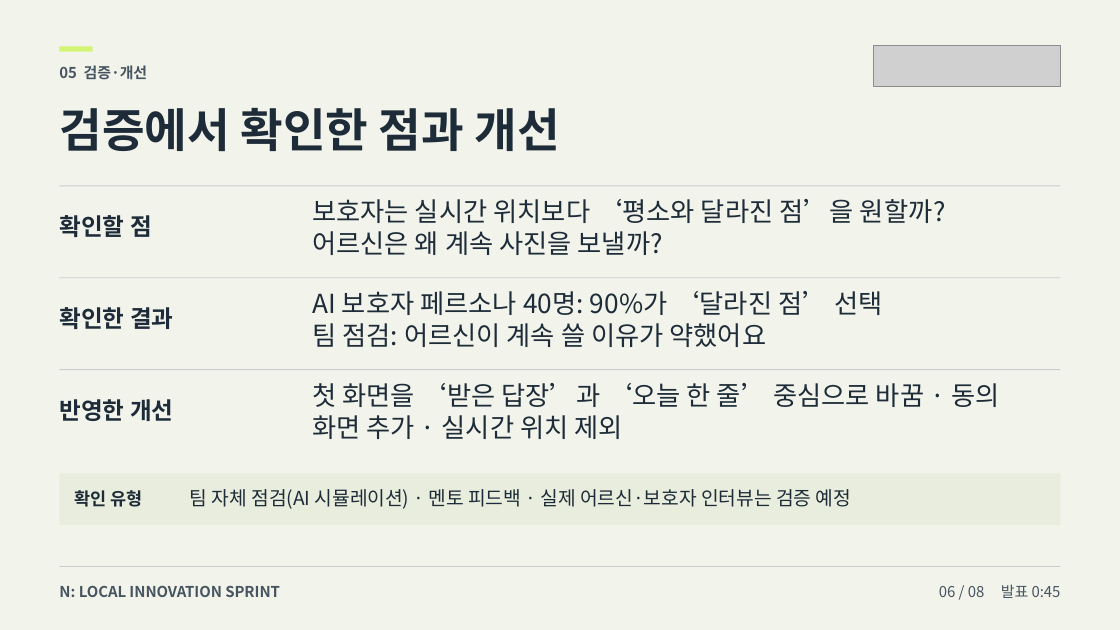
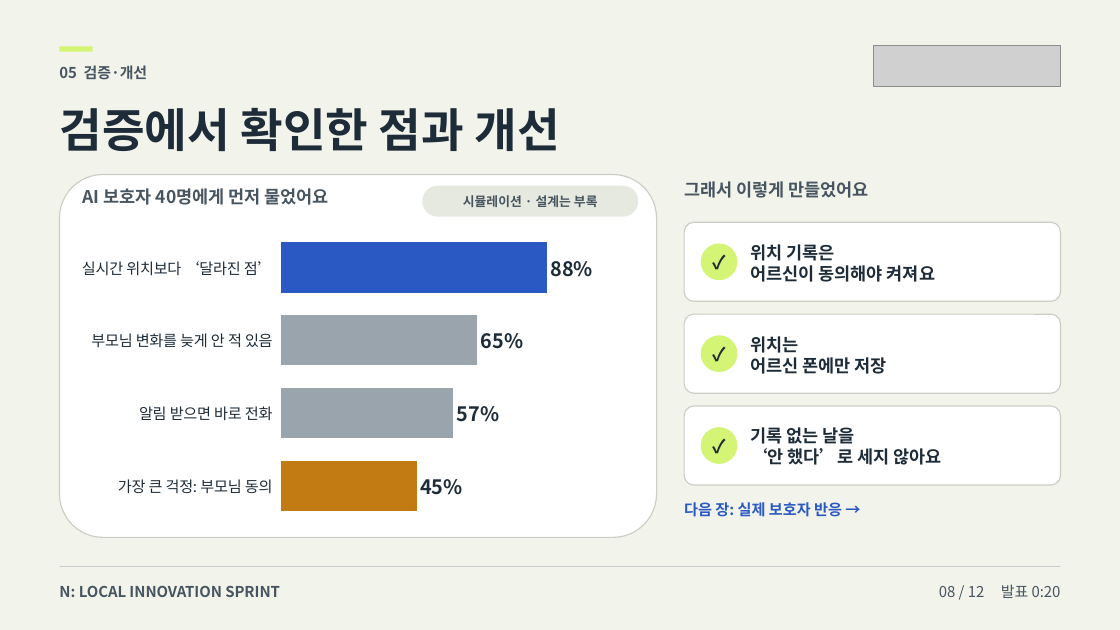
Before and after one commit to howoo101/masil, a slide deck: slide 8 of files/pitch-deck.pptx (slide 6 before the commit). Drawn at 1120x630 pixels with LibreOffice and Linux fonts; fonts in the diff are those of the drawing; grey boxes stand for pictures. Boxes give left, top, right and bottom in pixels: in the first picture for what was removed or moved away, otherwise in the second. Text is boxed around its words. In the diff, an @@ line names an element or a change of style, - is before the commit and + after.

```diff
--- a/files/pitch-deck.pptx
+++ b/files/pitch-deck.pptx
@@ rounded rectangle added at (60,175,657,538), fill #FFFFFF, outline #C9CFC4 1 pt @@
@@ rectangle removed at (60,186,1061,187) @@
@@ text added at (82,188,329,205), 15 pt, text #475560, bold @@
+AI 보호자 40명에게 먼저 물었어요
@@ text removed at (312,199,946,255) @@
-보호자는 실시간 위치보다 ‘평소와 달라진 점’을 원할까?
-어르신은 왜 계속 사진을 보낼까?
@@ rounded rectangle added at (423,186,639,217), fill #E6E9DF @@
@@ text added at (463,195,598,207), 11 pt, text #475560, bold @@
+시뮬레이션 · 설계는 부록
@@ text added at (684,181,869,198), 15 pt, text #475560, bold @@
+그래서 이렇게 만들었어요
@@ text removed at (59,215,152,237) @@
-확인할 점
@@ bar chart added at (71,225,640,528) @@
+categories: 실시간 위치보다 ‘달라진 점’, 부모님 변화를 늦게 안 적 있음, 알림 받으면 바로 전화, 가장 큰 걱정: 부모님 동의
+Series 1: 88, 65, 57, 45
@@ rounded rectangle added at (684,223,1060,302), fill #FFFFFF, outline #C9CFC4 1 pt @@
@@ ellipse added at (701,244,738,281), fill #D3F475 @@
@@ text added at (701,244,738,281), 16 pt, text #1D2C38, bold @@
+✓
@@ text added at (750,244,935,282), 15 pt, text #1D2C38, bold @@
+위치 기록은
+어르신이 동의해야 켜져요
@@ rectangle removed at (60,277,1061,278) @@
@@ text removed at (312,291,883,347) @@
-AI 보호자 페르소나 40명: 90%가 ‘달라진 점’ 선택
-팀 점검: 어르신이 계속 쓸 이유가 약했어요
@@ text removed at (59,307,173,329) @@
-확인한 결과
@@ rounded rectangle added at (684,314,1060,393), fill #FFFFFF, outline #C9CFC4 1 pt @@
@@ ellipse added at (701,335,738,372), fill #D3F475 @@
@@ text added at (701,335,738,372), 16 pt, text #1D2C38, bold @@
+✓
@@ text added at (750,336,887,374), 15 pt, text #1D2C38, bold @@
+위치는
+어르신 폰에만 저장
@@ rectangle removed at (60,370,1061,371) @@
@@ text removed at (312,383,999,439) @@
-첫 화면을 ‘받은 답장’과 ‘오늘 한 줄’ 중심으로 바꿈 · 동의
-화면 추가 · 실시간 위치 제외
@@ text removed at (59,399,173,421) @@
-반영한 개선
@@ rounded rectangle added at (684,406,1060,485), fill #FFFFFF, outline #C9CFC4 1 pt @@
@@ ellipse added at (701,428,738,465), fill #D3F475 @@
@@ text added at (701,428,738,465), 16 pt, text #1D2C38, bold @@
+✓
@@ text added at (750,427,942,465), 15 pt, text #1D2C38, bold @@
+기록 없는 날을
+‘안 했다’로 세지 않아요
@@ rectangle removed at (60,474,1061,525) @@
@@ text removed at (74,490,142,507) @@
-확인 유형
@@ text removed at (190,489,851,509) @@
-팀 자체 점검(AI 시뮬레이션) · 멘토 피드백 · 실제 어르신·보호자 인터뷰는 검증 예정
@@ text added at (684,502,842,517), 13 pt, text #2B59C3, bold @@
+다음 장: 실제 보호자 반응 →
@@ text at (939,584,1061,598): text changed @@
-06 / 08 발표 0:45
+08 / 12 발표 0:20
```
Also in this commit, not shown: 7 other slides changed, 4 slides added, 11 other files.
